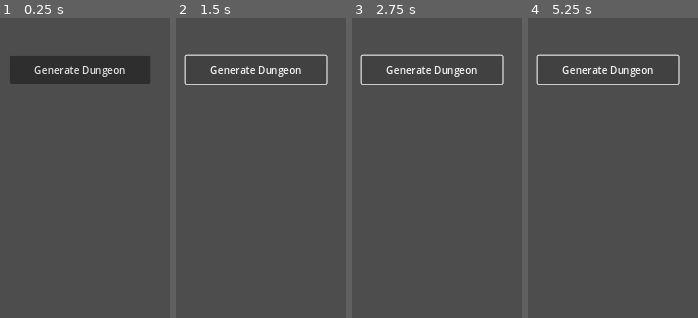
Above: before the commit, frames 1-4 (left to right).
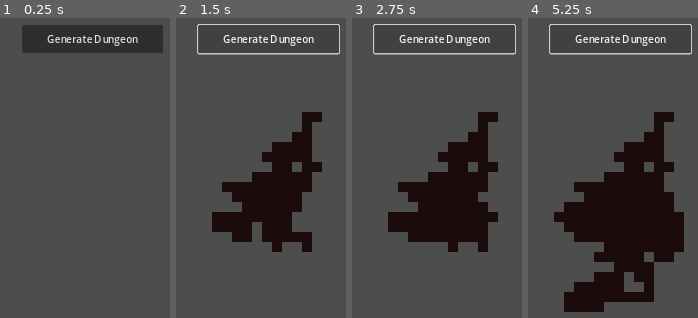
Above: after the commit, the same moments.

Repository: WizardsNStuff/Zealot-of-Wanderlust
Game: Godot game, scene res://Scenes/proc_gen.tscn
The game is run twice, just before and just after one commit, with the same random seed, the same clock (stepped at 60 frames per second) and the same inputs. This scene is started directly instead of the project's main scene.
Inputs:
- Up to frame 1 (0.25 s): no input
- Up to frame 2 (1.5 s): click "Generate Dungeon" at 0.5 s; click "Generate Dungeon" at 1.25 s
- Up to frame 3 (2.75 s): click "Generate Dungeon" at 2 s
- Up to frame 4 (5.25 s): tap Enter at 2.75, 4.25 s; tap Space at 3.5, 5 s

The runs differ from the first frame. In frame 1, 15% of the frame differs, in the area x 5-96%, y 2-22%; in frame 2, 17%; in frame 3, 18%; in frame 4, 29%, in the area x 4-97%, y 2-98%.

Commit message:
added tilemaplayer and logic to visualize the floor creation

Diff:
--- /dev/null
+++ b/zealot-of-wanderlust/Scenes/floor_tilemap_layer.gd
@@ -0,0 +1,5 @@
+extends TileMapLayer
+class_name FloorTileMapLayer
+
+@export var atlas_id : int = 0
+@export var base_floor_tile_atlas_position : Vector2i = Vector2i(0, 22)
--- a/zealot-of-wanderlust/Scenes/proc_gen.tscn
+++ b/zealot-of-wanderlust/Scenes/proc_gen.tscn
@@ -1,12 +1,221 @@
-[gd_scene load_steps=4 format=3 uid="uid://ttowgqc8xgke"]
+[gd_scene load_steps=8 format=3 uid="uid://ttowgqc8xgke"]
 
 [ext_resource type="Script" path="res://Scripts/proc_gen_controller.gd" id="1_stjd4"]
 [ext_resource type="Script" path="res://Scripts/proc_gen_view.gd" id="2_02xfg"]
 [ext_resource type="Script" path="res://Scripts/proc_gen_algorithm.gd" id="2_a7460"]
-
-[node name="ProcGen" type="Node" node_paths=PackedStringArray("proc_gen_algorithm")]
+[ext_resource type="Texture2D" uid="uid://b36g8amcnnwwo" path="res://Assets/tiles.png" id="4_gad5e"]
+[ext_resource type="Script" path="res://Scenes/floor_tilemap_layer.gd" id="5_lt3r4"]
+
+[sub_resource type="TileSetAtlasSource" id="TileSetAtlasSource_ut10k"]
+texture = ExtResource("4_gad5e")
+0:0/0 = 0
+1:0/0 = 0
+2:0/0 = 0
+3:0/0 = 0
+4:0/0 = 0
+5:0/0 = 0
+0:1/0 = 0
+1:1/0 = 0
+2:1/0 = 0
+3:1/0 = 0
+4:1/0 = 0
+5:1/0 = 0
+0:2/0 = 0
+1:2/0 = 0
+2:2/0 = 0
+3:2/0 = 0
+0:3/0 = 0
+1:3/0 = 0
+2:3/0 = 0
+3:3/0 = 0
+0:4/0 = 0
+1:4/0 = 0
+2:4/0 = 0
+3:4/0 = 0
+4:4/0 = 0
+5:4/0 = 0
+0:5/0 = 0
+1:5/0 = 0
+2:5/0 = 0
+3:5/0 = 0
+4:5/0 = 0
+5:5/0 = 0
+0:6/0 = 0
+1:6/0 = 0
+2:6/0 = 0
+3:6/0 = 0
+0:7/0 = 0
+1:7/0 = 0
+2:7/0 = 0
+3:7/0 = 0
+0:8/0 = 0
+1:8/0 = 0
+2:8/0 = 0
+3:8/0 = 0
+0:9/0 = 0
+1:9/0 = 0
+2:9/0 = 0
+3:9/0 = 0
+0:10/0 = 0
+1:10/0 = 0
+2:10/0 = 0
+3:10/0 = 0
+0:11/0 = 0
+1:11/0 = 0
+2:11/0 = 0
+3:11/0 = 0
+0:12/0 = 0
+1:12/0 = 0
+2:12/0 = 0
+3:12/0 = 0
+4:12/0 = 0
+5:12/0 = 0
+6:12/0 = 0
+0:13/0 = 0
+1:13/0 = 0
+2:13/0 = 0
+3:13/0 = 0
+4:13/0 = 0
+5:13/0 = 0
+6:13/0 = 0
+7:13/0 = 0
+0:14/0 = 0
+1:14/0 = 0
+2:14/0 = 0
+3:14/0 = 0
+4:14/0 = 0
+5:14/0 = 0
+6:14/0 = 0
+7:14/0 = 0
+0:15/0 = 0
+1:15/0 = 0
+2:15/0 = 0
+3:15/0 = 0
+4:15/0 = 0
+5:15/0 = 0
+6:15/0 = 0
+7:15/0 = 0
+2:16/0 = 0
+3:16/0 = 0
+4:16/0 = 0
+5:16/0 = 0
+6:16/0 = 0
+7:16/0 = 0
+2:17/0 = 0
+3:17/0 = 0
+4:17/0 = 0
+5:17/0 = 0
+6:17/0 = 0
+7:17/0 = 0
+2:18/0 = 0
+3:18/0 = 0
+4:18/0 = 0
+5:18/0 = 0
+6:18/0 = 0
+7:18/0 = 0
+2:19/0 = 0
+3:19/0 = 0
+4:19/0 = 0
+5:19/0 = 0
+6:19/0 = 0
+7:19/0 = 0
+2:20/0 = 0
+3:20/0 = 0
+4:20/0 = 0
+5:20/0 = 0
+6:20/0 = 0
+7:20/0 = 0
+2:21/0 = 0
+3:21/0 = 0
+4:21/0 = 0
+5:21/0 = 0
+6:21/0 = 0
+7:21/0 = 0
+0:22/0 = 0
+1:22/0 = 0
+2:22/0 = 0
+3:22/0 = 0
+4:22/0 = 0
+5:22/0 = 0
+6:22/0 = 0
+7:22/0 = 0
+0:23/0 = 0
+1:23/0 = 0
+2:23/0 = 0
+3:23/0 = 0
+4:23/0 = 0
+5:23/0 = 0
+6:23/0 = 0
+7:23/0 = 0
+0:24/0 = 0
+1:24/0 = 0
+2:24/0 = 0
+3:24/0 = 0
+4:24/0 = 0
+5:24/0 = 0
+6:24/0 = 0
+7:24/0 = 0
+0:25/0 = 0
+1:25/0 = 0
+2:25/0 = 0
+3:25/0 = 0
+4:25/0 = 0
+5:25/0 = 0
+6:25/0 = 0
+7:25/0 = 0
+0:26/0 = 0
+1:26/0 = 0
+2:26/0 = 0
+3:26/0 = 0
+4:26/0 = 0
+5:26/0 = 0
+6:26/0 = 0
+7:26/0 = 0
+0:27/0 = 0
+1:27/0 = 0
+2:27/0 = 0
+3:27/0 = 0
+4:27/0 = 0
+5:27/0 = 0
+6:27/0 = 0
+7:27/0 = 0
+2:28/0 = 0
+3:28/0 = 0
+4:28/0 = 0
+5:28/0 = 0
+6:28/0 = 0
+7:28/0 = 0
+2:29/0 = 0
+3:29/0 = 0
+4:29/0 = 0
+5:29/0 = 0
+6:29/0 = 0
+7:29/0 = 0
+0:30/0 = 0
+1:30/0 = 0
+2:30/0 = 0
+3:30/0 = 0
+4:30/0 = 0
+5:30/0 = 0
+6:30/0 = 0
+7:30/0 = 0
+0:31/0 = 0
+1:31/0 = 0
+2:31/0 = 0
+3:31/0 = 0
+4:31/0 = 0
+5:31/0 = 0
+6:31/0 = 0
+7:31/0 = 0
+7:12/0 = 0
+
+[sub_resource type="TileSet" id="TileSet_en0rj"]
+sources/0 = SubResource("TileSetAtlasSource_ut10k")
+
+[node name="ProcGen" type="Node" node_paths=PackedStringArray("proc_gen_algorithm", "floor_tilemap_layer")]
 script = ExtResource("1_stjd4")
 proc_gen_algorithm = NodePath("ProcGenAlgorithm")
+floor_tilemap_layer = NodePath("Floor")
 
 [node name="ProcGenAlgorithm" type="Node" parent="."]
 script = ExtResource("2_a7460")
@@ -17,8 +226,14 @@
 gen_dungeon_btn = NodePath("GenerateButton")
 
 [node name="GenerateButton" type="Button" parent="ProcGenView"]
-offset_left = 518.0
-offset_top = 110.0
-offset_right = 743.0
-offset_bottom = 155.0
+offset_left = 538.0
+offset_top = 61.0
+offset_right = 763.0
+offset_bottom = 106.0
 text = "Generate Dungeon"
+
+[node name="Floor" type="TileMapLayer" parent="."]
+tile_set = SubResource("TileSet_en0rj")
+script = ExtResource("5_lt3r4")
+
+[node name="Camera2D" type="Camera2D" parent="."]
--- a/zealot-of-wanderlust/Scripts/proc_gen_controller.gd
+++ b/zealot-of-wanderlust/Scripts/proc_gen_controller.gd
@@ -2,12 +2,18 @@
 class_name ProcGenController
 
 @export var proc_gen_algorithm : ProcGenAlogrithm
+@export var floor_tilemap_layer : FloorTileMapLayer
 
 func run_proc_gen() -> void:
 	var floor_positions : Dictionary = run_random_walk()
+
+	var atlas_id : int = floor_tilemap_layer.atlas_id
+	var tile_pos : Vector2i = floor_tilemap_layer.base_floor_tile_atlas_position
+
+	paint_tiles(floor_positions, floor_tilemap_layer, atlas_id, tile_pos)
 	# for visualizing the floor in console
-	for position in floor_positions.keys():
-		print_debug(position)
+	#for position in floor_positions.keys():
+		#print_debug(position)
 
 func run_random_walk() -> Dictionary:
 	var current_position : Vector2i = proc_gen_algorithm.start_position
@@ -38,3 +44,10 @@
 
 func get_random_direction() -> Vector2i:
 	return proc_gen_algorithm.direction_list[randi_range(0, proc_gen_algorithm.direction_list.size() - 1)]
+
+func paint_tiles(tile_positions : Dictionary, tilemap_layer : TileMapLayer, tilemap_layer_atlas_id : int , tile_atlas_position : Vector2i) -> void:
+	for tile_pos in tile_positions.keys():
+		paint_single_tile(tilemap_layer, tilemap_layer_atlas_id, tile_pos, tile_atlas_position)
+
+func paint_single_tile(tilemap_layer : TileMapLayer, tilemap_layer_atlas_id : int , paint_position : Vector2i, tile_atlas_position : Vector2i) -> void:
+	tilemap_layer.set_cell(paint_position, tilemap_layer_atlas_id, tile_atlas_position)
--- a/zealot-of-wanderlust/Scripts/proc_gen_view.gd
+++ b/zealot-of-wanderlust/Scripts/proc_gen_view.gd
@@ -8,5 +8,5 @@
 	gen_dungeon_btn.pressed.connect(proc_gen_controller.run_proc_gen)
 
 
-func _process(delta: float) -> void:
+func _process(_delta: float) -> void:
 	pass
